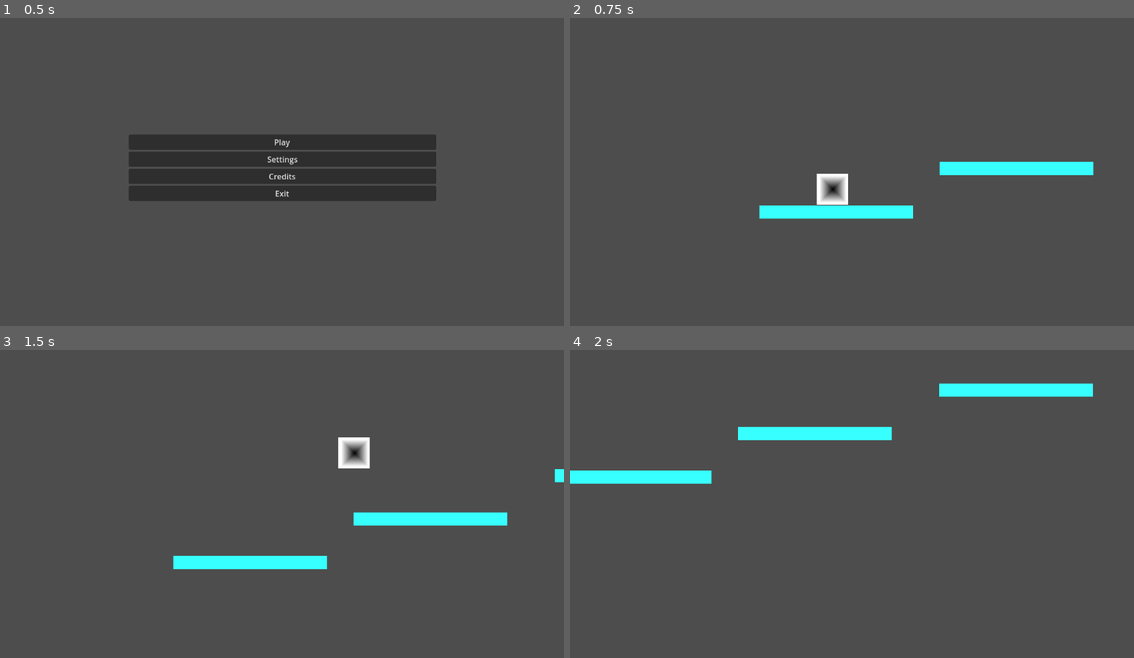
Above: before the commit, frames 1-4 (two rows, left to right).
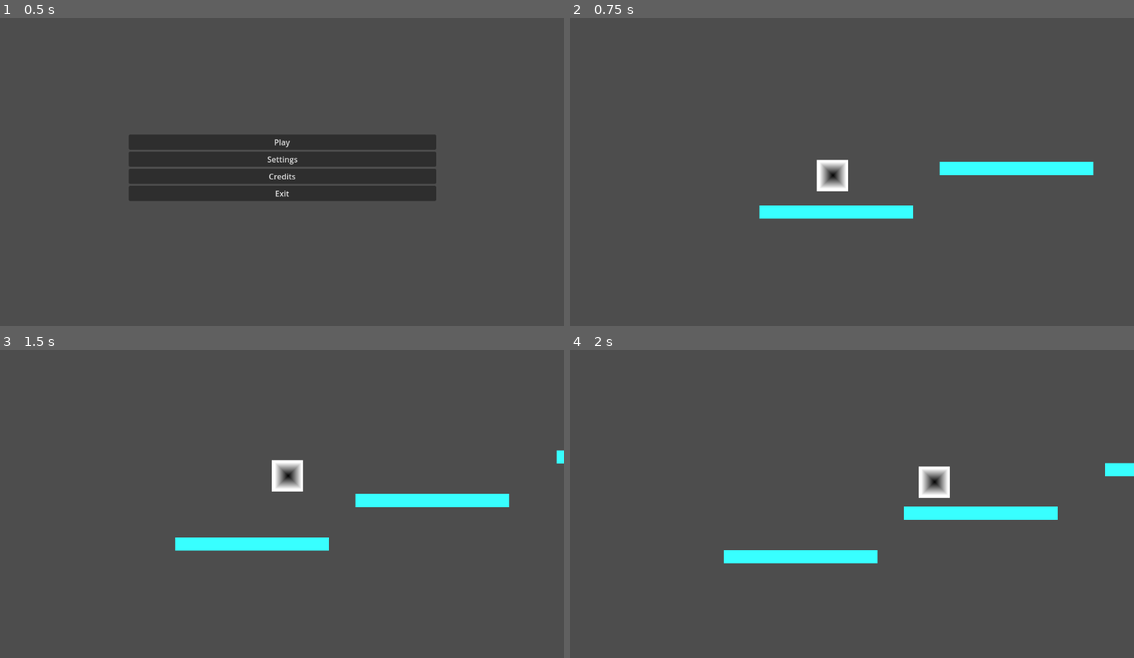
Above: after the commit, the same moments.

Repository: RedHeadEagles/Cafe-Bog-Game-Jam
Game: Godot game, scene res://scenes/main_menu.tscn
The game is run twice, just before and just after one commit, with the same random seed, the same clock (stepped at 60 frames per second) and the same inputs.
Inputs:
- Up to frame 1 (0.5 s): no input
- Up to frame 2 (0.75 s): click "Play" at 0.5 s
- Up to frame 3 (1.5 s): hold Right (right) from 1.28 s (still down); hold Space (jump) from 1.28 s (still down)
- Up to frame 4 (2 s): keep holding Right (right); keep holding Space (jump)

Frame 1 is identical in both runs. In frame 2, 0.7% of the frame differs, in the area x 43-50%, y 45-61%; in frame 3, 5.9%; in frame 4, 6.6%, in the area x 0-100%, y 10-70%.

Commit message:
Fixed player's movement speed, and the gravity issue.

Diff:
--- a/project.godot
+++ b/project.godot
@@ -48,6 +48,10 @@
 2d_physics/layer_2="platforms"
 2d_physics/layer_3="enemies"
 
+[physics]
+
+2d/default_gravity=1250.0
+
 [rendering]
 
 renderer/rendering_method="gl_compatibility"
--- a/scripts/move.gd
+++ b/scripts/move.gd
@@ -1,8 +1,8 @@
 extends CharacterBody2D
 
 # how fast the player is
-@export var move_speed = 1100
-@export var jump_speed = 2500
+@export var move_speed = 400
+@export var jump_speed = 600
 
 func _ready() -> void:
 	pass
@@ -31,9 +31,9 @@
 
 	# fall slower, better jumps?
 	if velocity.y > 0:
-		velocity += get_gravity() / 2
+		velocity += get_gravity() * delta
 	else:
-		velocity += get_gravity() / 4
+		velocity += get_gravity() * delta
 
 	# takes velocity and puts it into positon with collision detection
 	move_and_slide()
